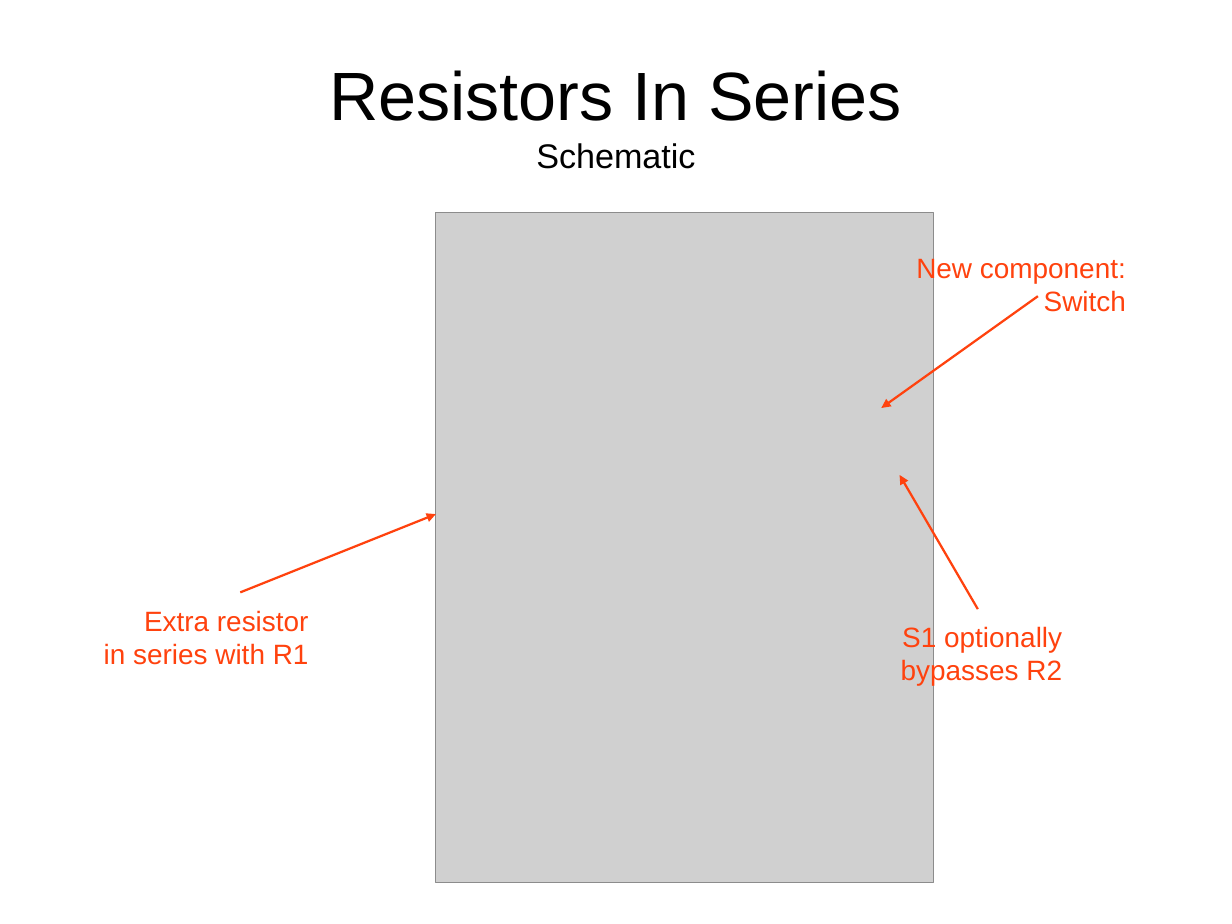
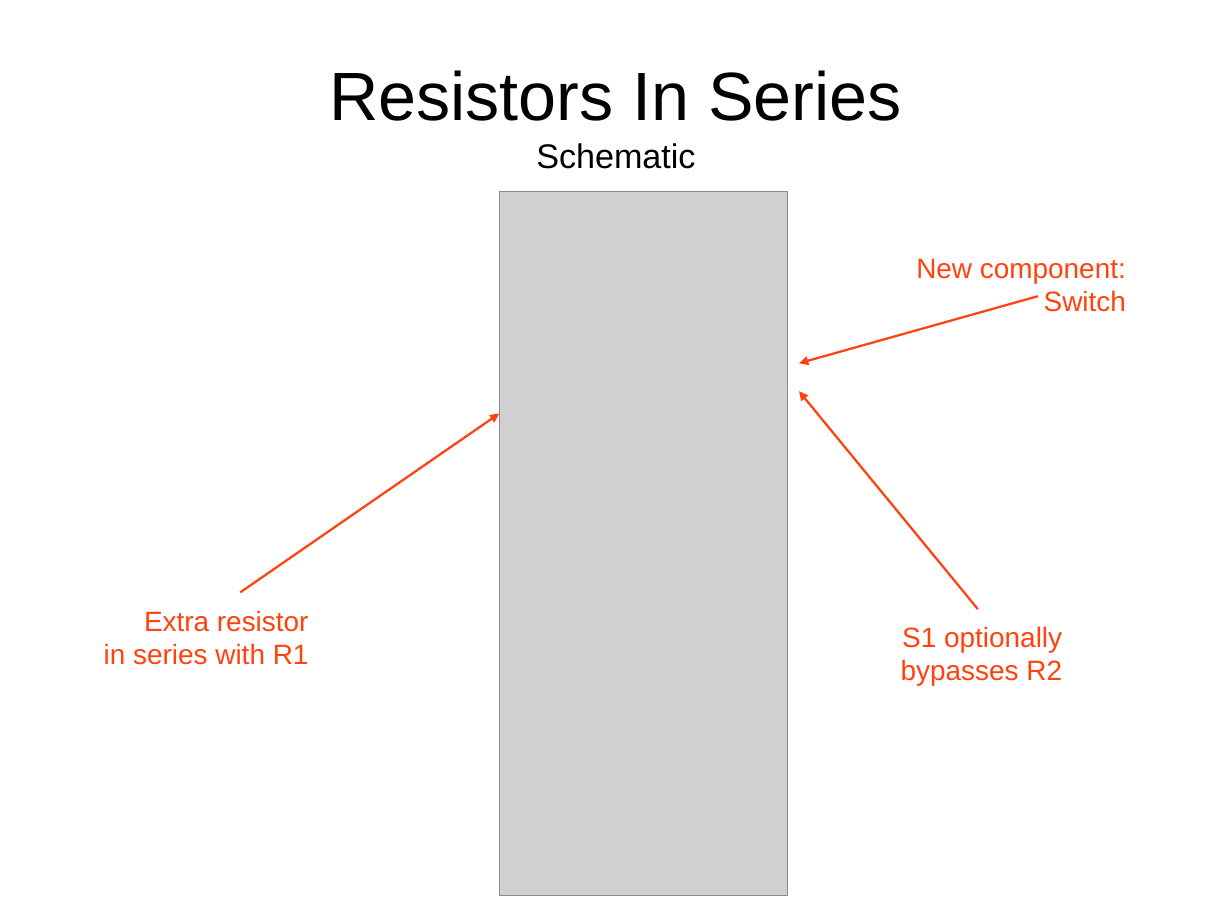
Before and after one commit to swarren/presentations, a slide deck: slide 23 of lcs-electronics-intro/lcs-electronics-intro.odp. Drawn at 1232x924 pixels with LibreOffice and Linux fonts; fonts in the diff are those of the drawing; grey boxes stand for pictures; background and template pictures are left out. Boxes give left, top, right and bottom in pixels: in the first picture for what was removed or moved away, otherwise in the second. Text is boxed around its words. In the diff, an @@ line names an element or a change of style, - is before the commit and + after.

Commit message:
lcs-electronics-intro: rendering fixes
- Redo schematic layout for all Fritzing diagrams; Fritzing appears to
  have forgotten all the previous layout I did!
- Re-export all Fritzing schematics to SVG and reimport those into the
  presentation. This mostly solves this missing rendering of LEDs in OOo.
  However, the light arrows from the LEDs still don't render with arrows.
- Fix inconsistent shade of yellow used in presentation popouts.

```diff
--- a/lcs-electronics-intro/lcs-electronics-intro.odp
+++ b/lcs-electronics-intro/lcs-electronics-intro.odp
@@ picture: place and size @@
-picture at [436, 212, 934, 883]
+picture at [500, 191, 788, 895]
@@ arrow moved from (1039, 296) - (882, 408) to (1039, 296) - (799, 363) @@
@@ arrow moved from (240, 593) - (436, 514) to (240, 593) - (500, 414) @@
@@ arrow moved from (978, 609) - (900, 475) to (978, 609) - (799, 391) @@
```
Also in this commit, not shown: 23 other slides changed, 17 other files.
